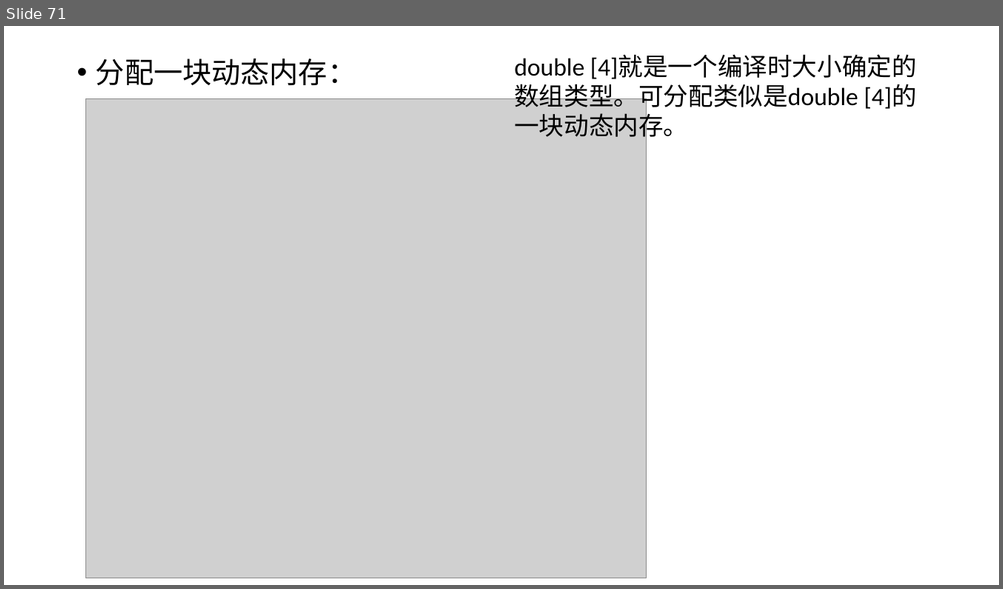
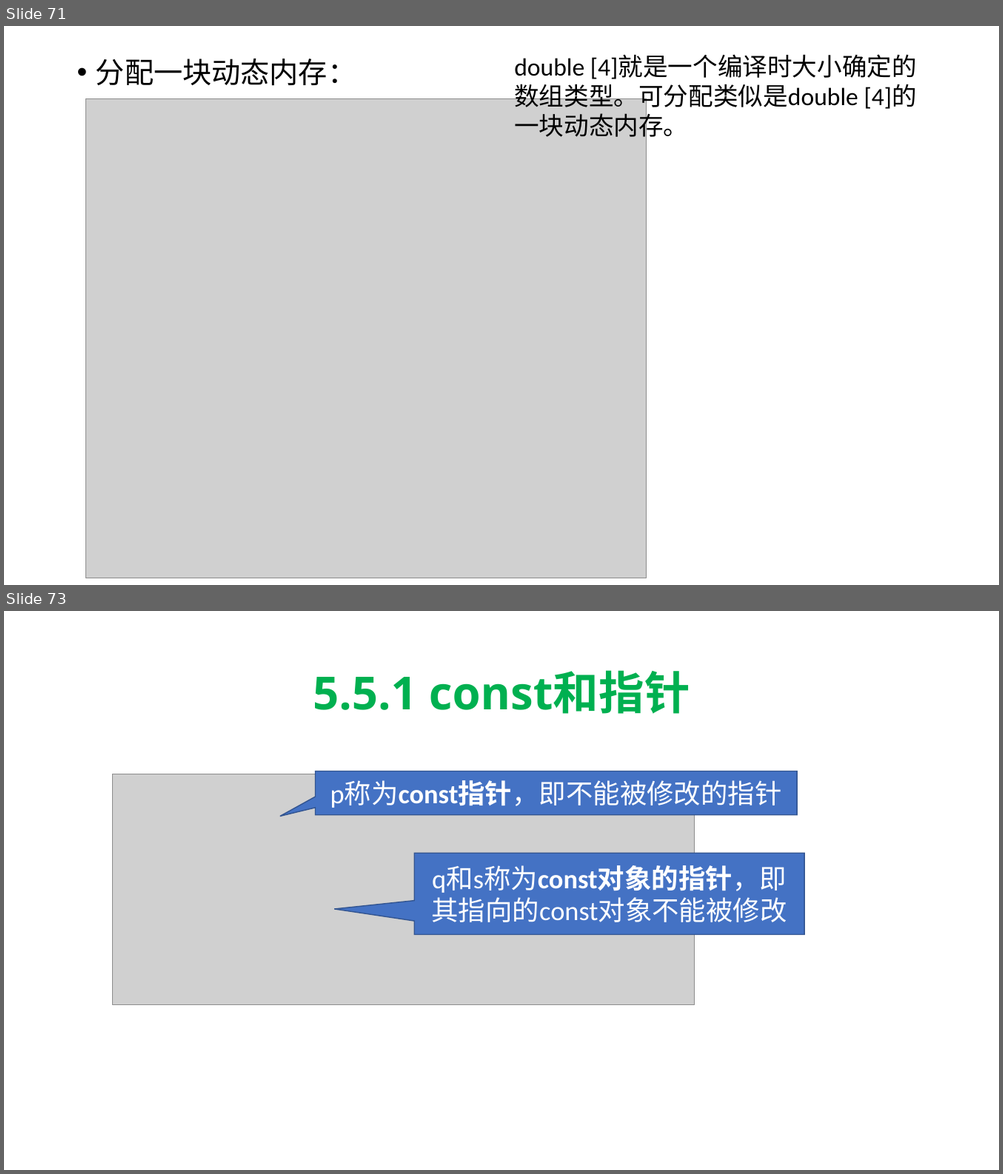
Before and after one commit to hwdong-net/cplusplus17, a slide deck: ppt/第5章 复合类型.pptx. Shown one above the other, each under a label of ours: slide 71 before the commit, slides 71 and 73 after it; the slides between them are not shown. The pictures are 1003x589 and 1003x1174 pixels, drawn with LibreOffice and Linux fonts; fonts in the diff are those of the drawing; grey boxes stand for pictures. Boxes give left, top, right and bottom in pixels: in the first picture for what was removed or moved away, otherwise in the second. Text is boxed around its words. In the diff, an @@ line names an element or a change of style, - is before the commit and + after.

```diff
--- a/ppt/第5章 复合类型.pptx
+++ b/ppt/第5章 复合类型.pptx
@@ slide 73 added at [4, 611, 999, 1170], background #FFFFFF @@
@@ title added at [313, 670, 690, 714], 44 pt, text #00B050, bold @@
+5.5.1 const和指针
@@ picture added at [113, 775, 694, 1005] @@
@@ speech box added at [315, 772, 797, 815], fill #4472C4, outline #325491 1 pt, 26 pt, text #FFFFFF @@
+p称为const指针，即不能被修改的指针
@@ speech box added at [415, 854, 805, 935], fill #4472C4, outline #325491 1 pt, 26 pt, text #FFFFFF @@
+q和s称为const对象的指针，即其指向的const对象不能被修改
```
Also in this commit, not shown: 29 other slides added.
